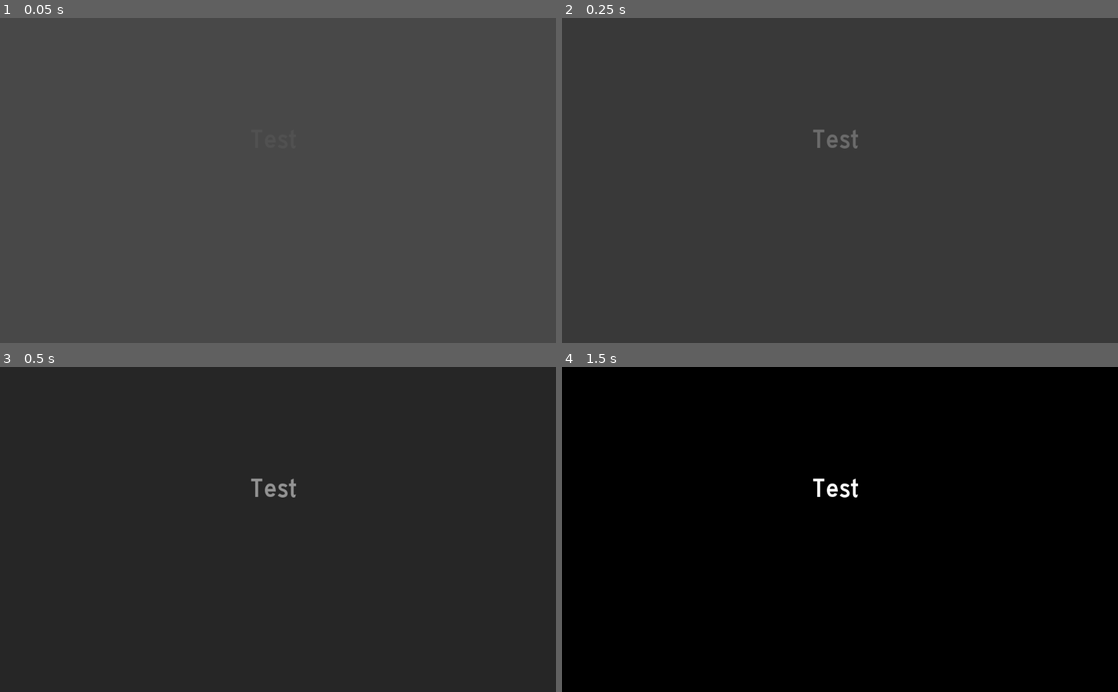
Above: before the commit, frames 1-4 (two rows, left to right).
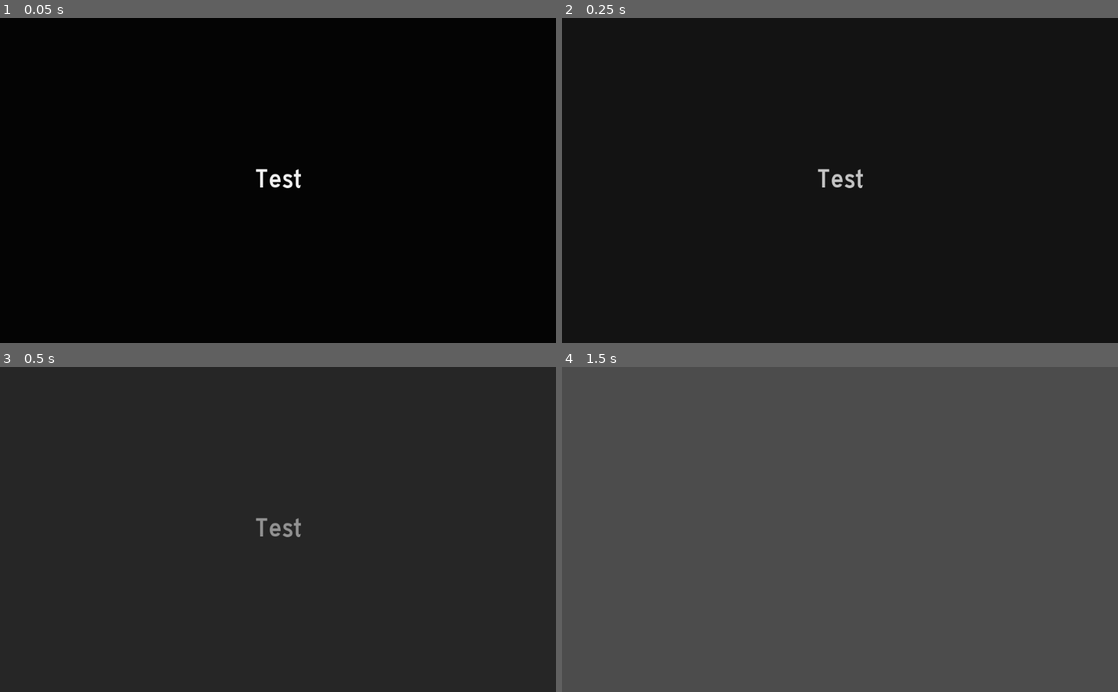
Above: after the commit, the same moments.

Repository: Hairic95/LD-46-project
Game: Godot game, scene res://Src/UIComponents/BlackScreen.tscn
Two runs of this game, one before a commit and one after it. Both use one fixed random seed, a clock stepped at 60 frames per second and the inputs below. Before the commit the project starts from res://Scenes/TextScene.tscn.
Inputs (mouse positions are in pixels of both pictures, inside the frame that each line leads up to):
- Up to frame 1 (0.05 s): no input
- Up to frame 2 (0.25 s): no input
- Up to frame 3 (0.5 s): no input
- Up to frame 4 (1.5 s): move the mouse to (962, 513) at 0.52 s; click (962, 513) at 0.67 s; tap Enter at 1.25 s; drag from (728, 545) to (812, 594) at 1.27 s

The runs differ from the first frame. In frame 1, 100% of the frame differs, in the area x 0-100%, y 0-100%; in frame 2, 100%; in frame 3, 0.4%; in frame 4, 100%.

Commit message:
fixed black screen / create Src/UIComponets

Diff:
--- a/Scenes/TextScene.tscn
+++ /dev/null
@@ -1,34 +0,0 @@
-[gd_scene load_steps=5 format=2]
-
-[ext_resource path="res://Sprites/Black.png" type="Texture" id=1]
-[ext_resource path="res://Fonts/HWYGOTH.TTF" type="DynamicFontData" id=2]
-[ext_resource path="res://Scripts/TextBox.gd" type="Script" id=3]
-
-[sub_resource type="DynamicFont" id=1]
-size = 50
-font_data = ExtResource( 2 )
-
-[node name="Node2D" type="Node2D"]
-script = ExtResource( 3 )
-
-[node name="Background" type="Sprite" parent="."]
-position = Vector2( 526.833, 257.563 )
-z_index = -1
-texture = ExtResource( 1 )
-
-[node name="TextBox" type="RichTextLabel" parent="Background"]
-anchor_bottom = 0.955
-margin_left = -454.976
-margin_top = -61.593
-margin_right = 408.024
-margin_bottom = 106.407
-custom_fonts/normal_font = SubResource( 1 )
-custom_colors/default_color = Color( 1, 1, 1, 1 )
-bbcode_enabled = true
-bbcode_text = "[center]This is a test of the story text.[/center]"
-text = "This is a test of the story text."
-__meta__ = {
-"_edit_use_anchors_": false
-}
-
-[node name="Tween" type="Tween" parent="."]
--- a/Scripts/TextBox.gd
+++ b/Src/UIComponents/BlackScreen.gd
@@ -1,10 +1,10 @@
-extends Node
+extends Control
 
 # Called when the node enters the scene tree for the first time.
 func _ready():
 	#These are for testing. Remove once implemented in the game loop.
 	set_story_text("Test")
-	handle_background_visibility(true)
+	handle_background_visibility(false)
 
 func handle_background_visibility(backgroundVisible):
 	if(backgroundVisible):
--- /dev/null
+++ b/Src/UIComponents/BlackScreen.tscn
@@ -0,0 +1,44 @@
+[gd_scene load_steps=4 format=2]
+
+[ext_resource path="res://Fonts/HWYGOTH.TTF" type="DynamicFontData" id=1]
+[ext_resource path="res://Src/UIComponents/BlackScreen.gd" type="Script" id=2]
+
+[sub_resource type="DynamicFont" id=1]
+size = 50
+font_data = ExtResource( 1 )
+
+[node name="Node2D" type="Control"]
+anchor_right = 1.0
+anchor_bottom = 1.0
+script = ExtResource( 2 )
+__meta__ = {
+"_edit_use_anchors_": false
+}
+
+[node name="Background" type="ColorRect" parent="."]
+anchor_right = 1.0
+anchor_bottom = 1.0
+color = Color( 0, 0, 0, 1 )
+__meta__ = {
+"_edit_use_anchors_": false
+}
+
+[node name="TextBox" type="RichTextLabel" parent="Background"]
+anchor_left = 0.5
+anchor_top = 0.5
+anchor_right = 0.5
+anchor_bottom = 0.5
+margin_left = -431.5
+margin_top = -31.0
+margin_right = 431.5
+margin_bottom = 31.0
+custom_fonts/normal_font = SubResource( 1 )
+custom_colors/default_color = Color( 1, 1, 1, 1 )
+bbcode_enabled = true
+bbcode_text = "[center]This is a test of the story text.[/center]"
+text = "This is a test of the story text."
+__meta__ = {
+"_edit_use_anchors_": false
+}
+
+[node name="Tween" type="Tween" parent="."]
--- a/project.godot
+++ b/project.godot
@@ -16,7 +16,7 @@
 [application]
 
 config/name="Ld- 46- Project"
-run/main_scene="res://Scenes/TextScene.tscn"
+run/main_scene="res://Src/UIComponents/BlackScreen.tscn"
 config/icon="res://icon.png"
 
 [rendering]
Binary file removed: Sprites/Black.png
